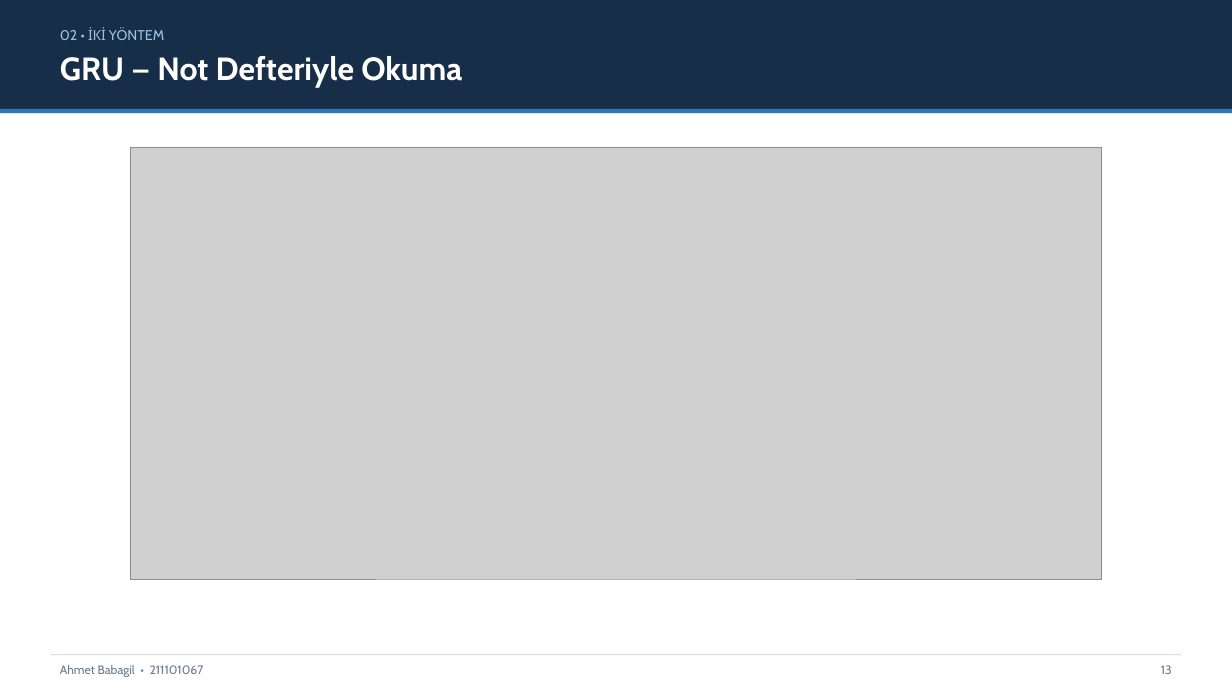
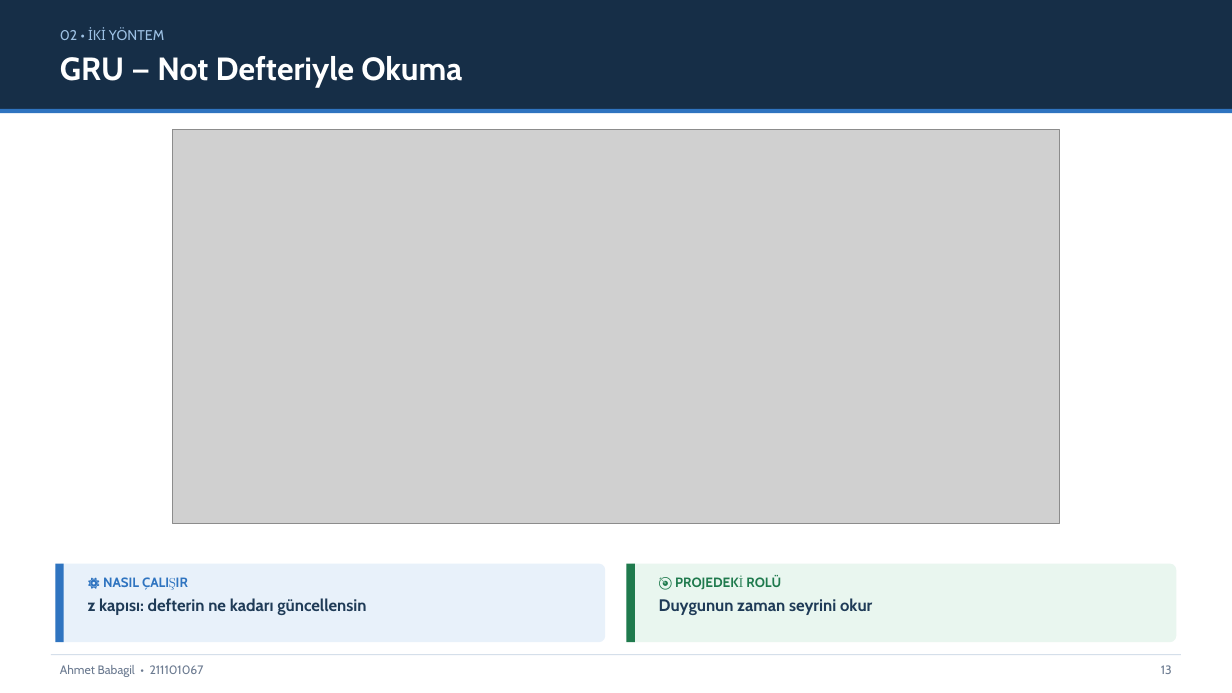
Before and after one commit to AhmetBabagil/speech-emotion-recognition, a slide deck: slide 13 of final/SUNUM_FINAL.pptx. Drawn at 1232x693 pixels with LibreOffice and Linux fonts; fonts in the diff are those of the drawing; grey boxes stand for pictures. Boxes give left, top, right and bottom in pixels: in the first picture for what was removed or moved away, otherwise in the second. Text is boxed around its words. In the diff, an @@ line names an element or a change of style, - is before the commit and + after.

```diff
--- a/final/SUNUM_FINAL.pptx
+++ b/final/SUNUM_FINAL.pptx
@@ picture: place and size @@
-picture at (131, 148, 1102, 579)
+picture at (173, 129, 1060, 524)
@@ rounded rectangle added at (55, 564, 605, 642), fill #E8F1FA @@
@@ rectangle added at (55, 564, 64, 642), fill #2F74C0 @@
@@ rounded rectangle added at (627, 564, 1177, 642), fill #E9F6EF @@
@@ rectangle added at (627, 564, 635, 642), fill #1F7A4D @@
@@ text added at (88, 577, 366, 615), 13 pt, text #1F3B57, bold @@
+⚙ NASIL ÇALIŞIR
+z kapısı: defterin ne kadarı güncellensin
@@ text added at (659, 575, 872, 615), 13 pt, text #1F3B57, bold @@
+🎯 PROJEDEKİ ROLÜ
+Duygunun zaman seyrini okur
```
Also in this commit, not shown: 9 other slides changed.
